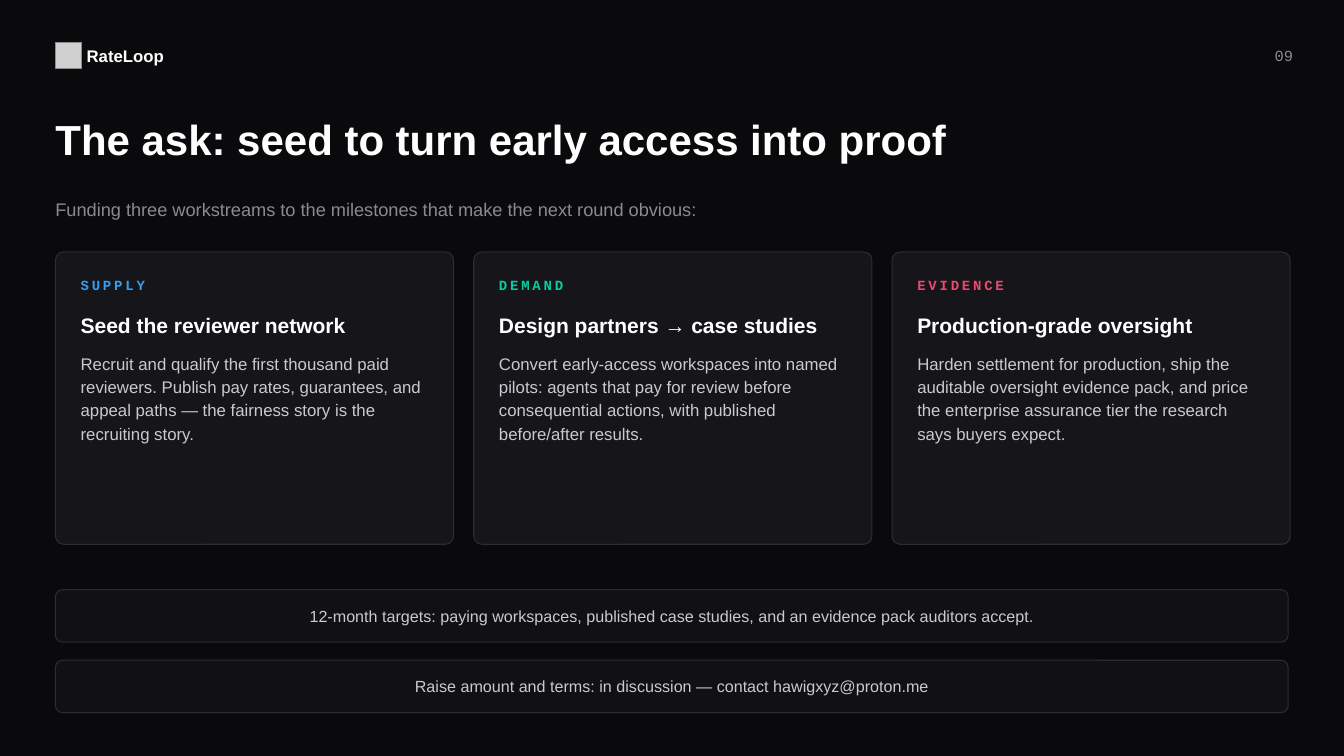
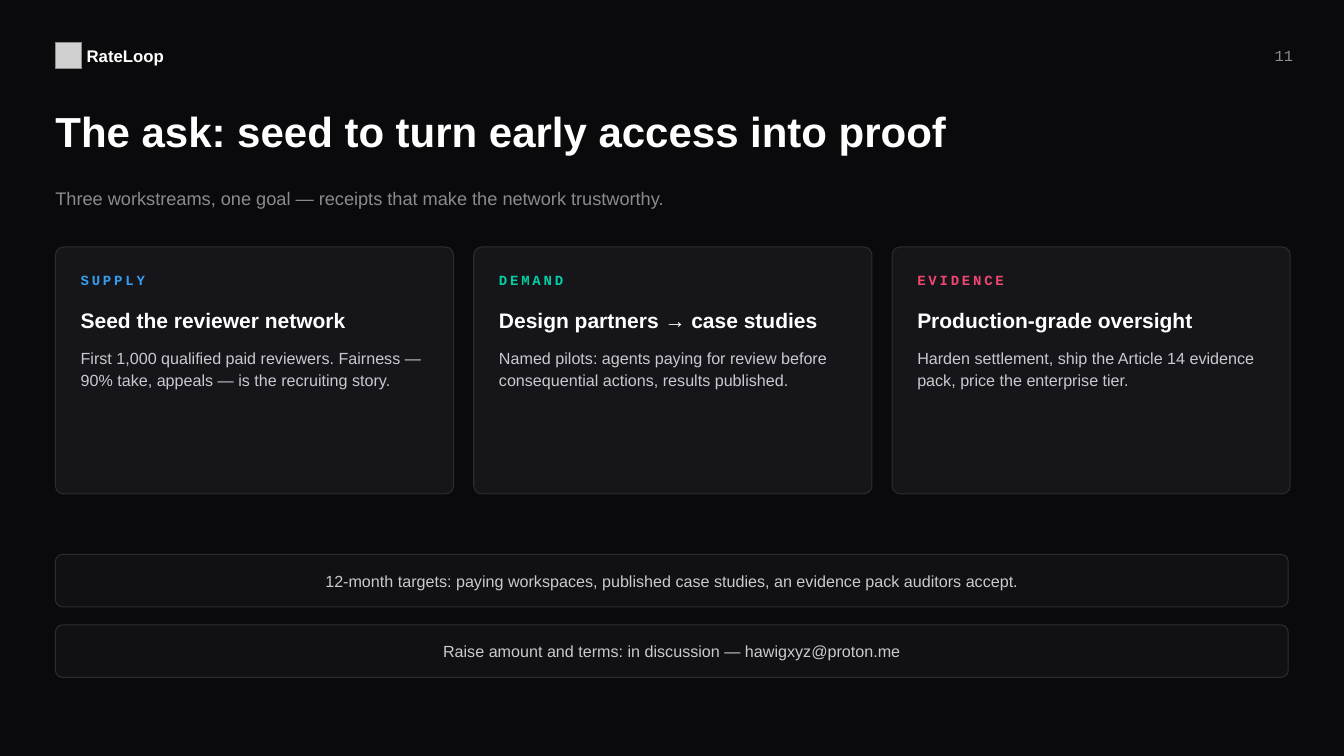
Before and after one commit to Noc2/RateLoop, a slide deck: slide 11 of outputs/rateloop-seed-deck-tokenless-2026-07.pptx (slide 9 before the commit). Drawn at 1344x756 pixels with LibreOffice and Linux fonts; fonts in the diff are those of the drawing; grey boxes stand for pictures. Boxes give left, top, right and bottom in pixels: in the first picture for what was removed or moved away, otherwise in the second. Text is boxed around its words. In the diff, an @@ line names an element or a change of style, - is before the commit and + after.

```diff
--- a/outputs/rateloop-seed-deck-tokenless-2026-07.pptx
+++ b/outputs/rateloop-seed-deck-tokenless-2026-07.pptx
@@ text at (1275, 51, 1293, 61): text changed @@
-09
+11
@@ text "The ask: seed to turn ...": place and size @@
-text "The ask: seed to turn ..." at (55, 124, 946, 163)
+text "The ask: seed to turn ..." at (55, 116, 946, 156)
@@ text at (55, 192, 663, 209): text changed @@
-Funding three workstreams to the milestones that make the next round obvious:
+Three workstreams, one goal — receipts that make the network trustworthy.
@@ rounded rectangle: place and size @@
-rounded rectangle at (55, 252, 454, 544)
+rounded rectangle at (55, 247, 454, 494)
@@ rounded rectangle: place and size @@
-rounded rectangle at (474, 252, 872, 544)
+rounded rectangle at (474, 247, 872, 494)
@@ proportions changed in 3 elements at (55, 247, 454, 494), (474, 247, 872, 494), (892, 247, 1291, 494) @@
@@ rounded rectangle: place and size @@
-rounded rectangle at (892, 252, 1291, 544)
+rounded rectangle at (892, 247, 1291, 494)
@@ 6 texts: place and size @@
-6 texts at (81, 280, 1192, 338)
+6 texts at (81, 275, 1192, 333)
@@ text at (81, 352, 401, 390): text changed; size 12 to 11.5 pt @@
-Recruit and qualify the first thousand paid reviewers. Publish pay rates, guarantees, and appeal paths — the fairness story is the recruiting story.
+First 1,000 qualified paid reviewers. Fairness — 90% take, appeals — is the recruiting story.
@@ text at (499, 352, 827, 390): text changed; size 12 to 11.5 pt @@
-Convert early-access workspaces into named pilots: agents that pay for review before consequential actions, with published before/after results.
+Named pilots: agents paying for review before consequential actions, results published.
@@ text at (917, 352, 1255, 390): text changed; size 12 to 11.5 pt @@
-Harden settlement for production, ship the auditable oversight evidence pack, and price the enterprise assurance tier the research says buyers expect.
+Harden settlement, ship the Article 14 evidence pack, price the enterprise tier.
@@ rounded rectangle: place and size @@
-rounded rectangle at (55, 590, 1289, 642)
+rounded rectangle at (55, 555, 1289, 607)
@@ text at (325, 575, 1018, 590): text changed @@
-12-month targets: paying workspaces, published case studies, and an evidence pack auditors accept.
+12-month targets: paying workspaces, published case studies, an evidence pack auditors accept.
@@ rounded rectangle: place and size @@
-rounded rectangle at (55, 660, 1289, 713)
+rounded rectangle at (55, 625, 1289, 678)
@@ text at (443, 645, 900, 661): text changed @@
-Raise amount and terms: in discussion — contact hawigxyz@proton.me
+Raise amount and terms: in discussion — hawigxyz@proton.me
```
Also in this commit, not shown: 6 other slides changed, 4 slides added, 2 slides removed.
